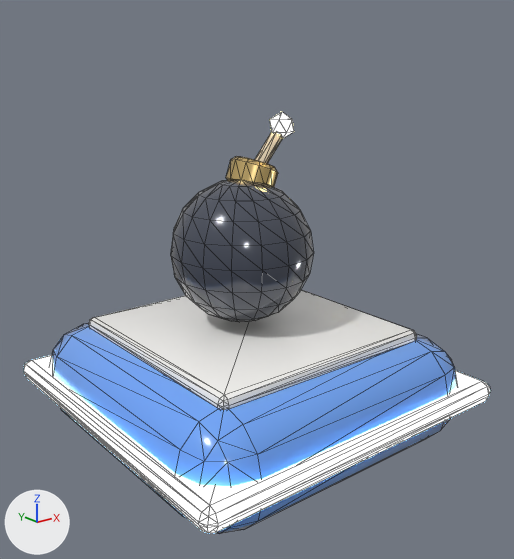
The glTF model godot/games/blastyard/art/models/pu_bomb.glb, before and after one commit.
One viewpoint serves both versions: a camera (50 mm lens) standing at (-0.76, -0.974, 0.806) and looking at (0.001, -0.023, 0.425). The lights are fixed; the arrows at lower left show +X, +Y and +Z. The first picture is the older version. Mesh edges are drawn as thin lines. Vertices at exactly the same position are counted once.

Objects in the first picture: 'pu_bomb'.
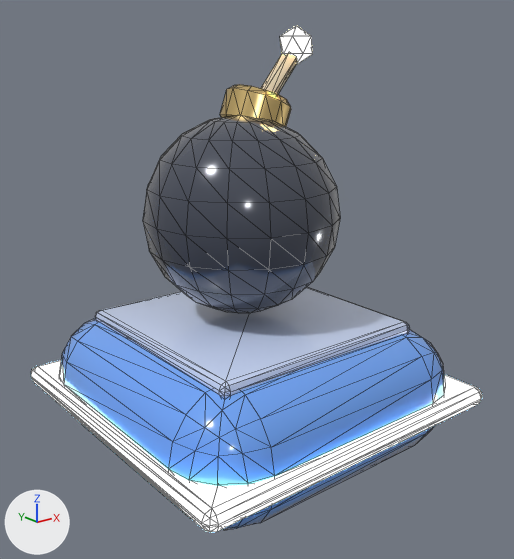
The change, as a diff of the scene's bpy script:
```diff
--- a/godot/games/blastyard/art/models/pu_bomb.glb.py
+++ b/godot/games/blastyard/art/models/pu_bomb.glb.py
@@ mat_pu_face_bomb @@
+mat_pu_face_bomb = principled_material('pu_face_bomb')
+mat_pu_face_bomb.base_color = (0.618, 0.721, 0.978)  # blue #ceddfd
+mat_pu_face_bomb.roughness = 0.3
+mat_pu_face_bomb.coat_weight = 0.8
+mat_pu_face_bomb.coat_roughness = 0.08
@@ me_pu_bomb @@
 # used by ob_pu_bomb; location = (0.0, 0.0, 0.0)
-me_pu_bomb.from_pydata(...)  # 426 vertices, 824 faces; spans x -0.32..0.32, y -0.32..0.32, z 0.12..0.71
+me_pu_bomb.from_pydata(...)  # 482 vertices, 936 faces; spans x -0.31..0.31, y -0.31..0.31, z 0.1..0.859
+# me_pu_bomb part 1: the loose piece of 56 vertices spanning x -0.32..0.32, y -0.32..0.32, z 0.2..0.24 is scaled about its middle by (0.971, 0.971, 0.87), then moved by (0.0, 0.0, -0.01)
+# me_pu_bomb part 2: the loose piece of 56 vertices spanning x -0.22..0.22, y -0.22..0.22, z 0.305..0.335 is scaled about its middle by (0.953, 0.953, 1), then moved by (0.0, 0.0, 0.015), in mat_pu_face_bomb (blue #ceddfd)
+# me_pu_bomb part 3: a new loose piece, a UV sphere (16 segments, 10 rings, poles along z) spanning x -0.175..0.175, y -0.155..0.195, z 0.36..0.711, in mat_bomb_body (greyish blue #3f4555)
+# me_pu_bomb part 4: the loose piece of 48 vertices spanning x -0.008..0.088, y -0.005..0.085, z 0.564..0.636 is scaled about its middle by 1.35, then moved by (0.014, 0.007, 0.111)
+# me_pu_bomb part 5: the loose piece of 12 vertices spanning x 0.042..0.108, y 0.028..0.052, z 0.603..0.677 is scaled about its middle by 1.35, then moved by (0.026, 0.007, 0.125)
+# me_pu_bomb part 6: a new loose piece, an icosphere of 20 faces spanning x 0.118..0.179, y 0.018..0.076, z 0.792..0.859, in mat_spark (yellow #ffdd89, glowing yellow #ffdd89)
+# me_pu_bomb part 7: the loose piece of 96 vertices spanning x -0.3..0.3, y -0.3..0.3, z 0.12..0.32 is rebuilt with 152 vertices and now spans x -0.29..0.29, y -0.29..0.29, z 0.1..0.34
+# me_pu_bomb part 8: the loose piece of 146 vertices spanning x -0.13..0.13, y -0.11..0.15, z 0.34..0.6 is deleted
+# me_pu_bomb part 9: the loose piece of 12 vertices spanning x 0.088..0.132, y 0.019..0.061, z 0.66..0.71 is deleted
 me_pu_bomb.materials.append(mat_pu_shell_bomb)
 me_pu_bomb.materials.append(mat_pu_glow_bomb)
-me_pu_bomb.materials.append(mat_pu_face)  # white #faf9f6
 me_pu_bomb.materials.append(mat_bomb_body)
@@ me_pu_bomb @@
 me_pu_bomb.materials.append(mat_spark)
+me_pu_bomb.materials.append(mat_pu_face_bomb)  # blue #ceddfd
```

Changed parts and their boxes [x1, y1, x2, y2] in the pictures (514 x 559 px; the box of a moved part takes in the faces that stretch with it):
'pu_bomb', reshaped (20% taller)
    before: [24, 112, 490, 534]
    after: [31, 25, 482, 532]
part 1 of me_pu_bomb, moved or reshaped
    before: [24, 355, 490, 533]
    after: [31, 360, 482, 532]
part 2 of me_pu_bomb, moved or reshaped
    before: [89, 290, 417, 410]
    after: [96, 287, 409, 398]
part 3 of me_pu_bomb, added
    after: [143, 115, 340, 313]
part 4 of me_pu_bomb, moved or reshaped
    before: [226, 156, 278, 187]
    after: [220, 84, 291, 126]
part 5 of me_pu_bomb, moved or reshaped
    before: [255, 132, 283, 164]
    after: [261, 52, 298, 94]
part 6 of me_pu_bomb, added
    after: [280, 25, 313, 64]
part 7 of me_pu_bomb, rebuilt
    before: [50, 323, 458, 534]
    after: [59, 318, 446, 530]
part 8 of me_pu_bomb, deleted
    before: [171, 179, 314, 322]
part 9 of me_pu_bomb, deleted
    before: [270, 112, 294, 138]
